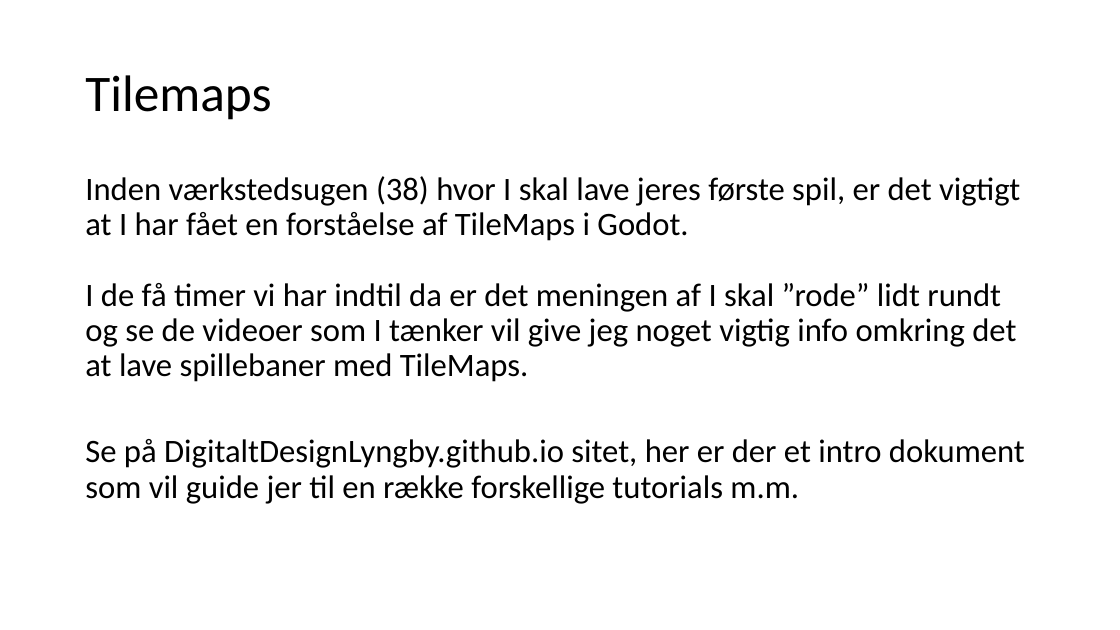
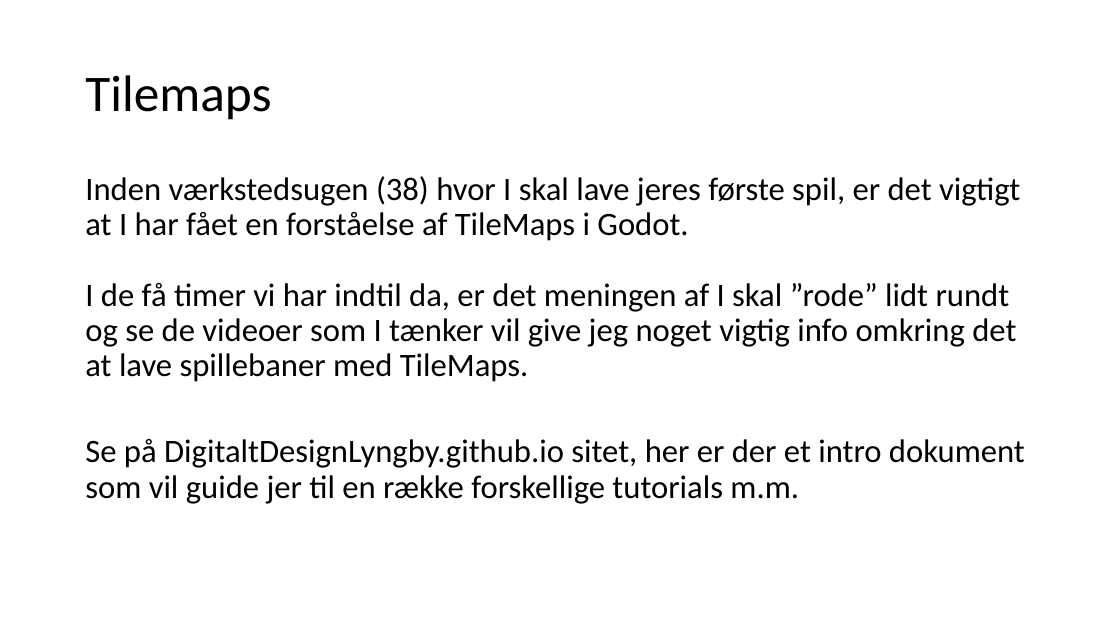
Before and after one commit to digitaltdesignlyngby/digitaltdesignlyngby.github.io, a slide deck: slide 7 of forlob7_grafik/DDU - grafik og tilemaps.pptx. Drawn at 1120x630 pixels with LibreOffice and Linux fonts; fonts in the diff are those of the drawing. Boxes give left, top, right and bottom in pixels: in the first picture for what was removed or moved away, otherwise in the second. Text is boxed around its words. In the diff, an @@ line names an element or a change of style, - is before the commit and + after.

```diff
--- a/forlob7_grafik/DDU - grafik og tilemaps.pptx
+++ b/forlob7_grafik/DDU - grafik og tilemaps.pptx
@@ text at <box>85,176,1020,382</box>: text changed @@
-Inden værkstedsugen (38) hvor I skal lave jeres første spil, er det vigtigt at I har fået en forståelse af TileMaps i Godot.
-I de få timer vi har indtil da er det meningen af I skal ”rode” lidt rundt og se de videoer som I tænker vil give jeg noget vigtig info omkring det at lave spillebaner med TileMaps.
+Inden værkstedsugen (38) hvor I skal lave jeres første spil, er det vigtigt at I har fået en forståelse af TileMaps i Godot.
+I de få timer vi har indtil da, er det meningen af I skal ”rode” lidt rundt og se de videoer som I tænker vil give jeg noget vigtig info omkring det at lave spillebaner med TileMaps.
```
Also in this commit, not shown: 1 other slide changed, 1 other file.
